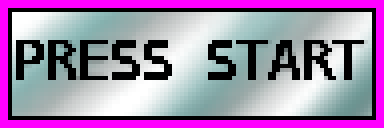
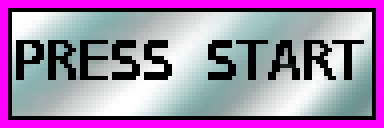
Comparing the layer stacks of the two 384 × 128 images. Changes:
removed layer "PRESS START" over [24, 40, 368, 80]
painted on "Background" over [24, 40, 368, 80]
